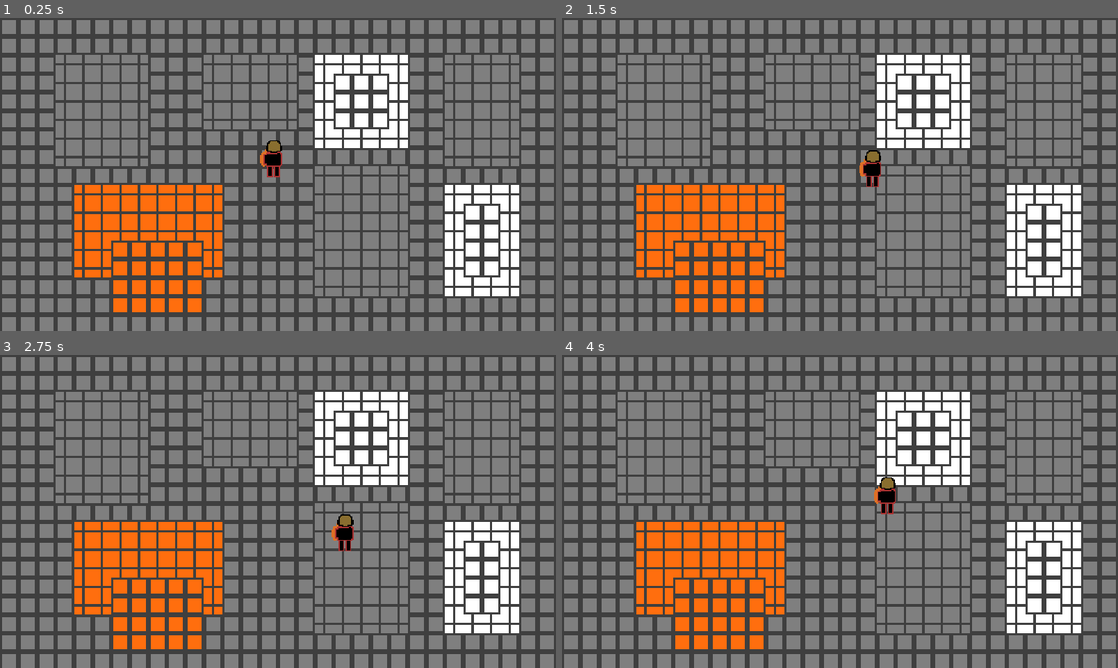
Above: before the commit, frames 1-4 (two rows, left to right).
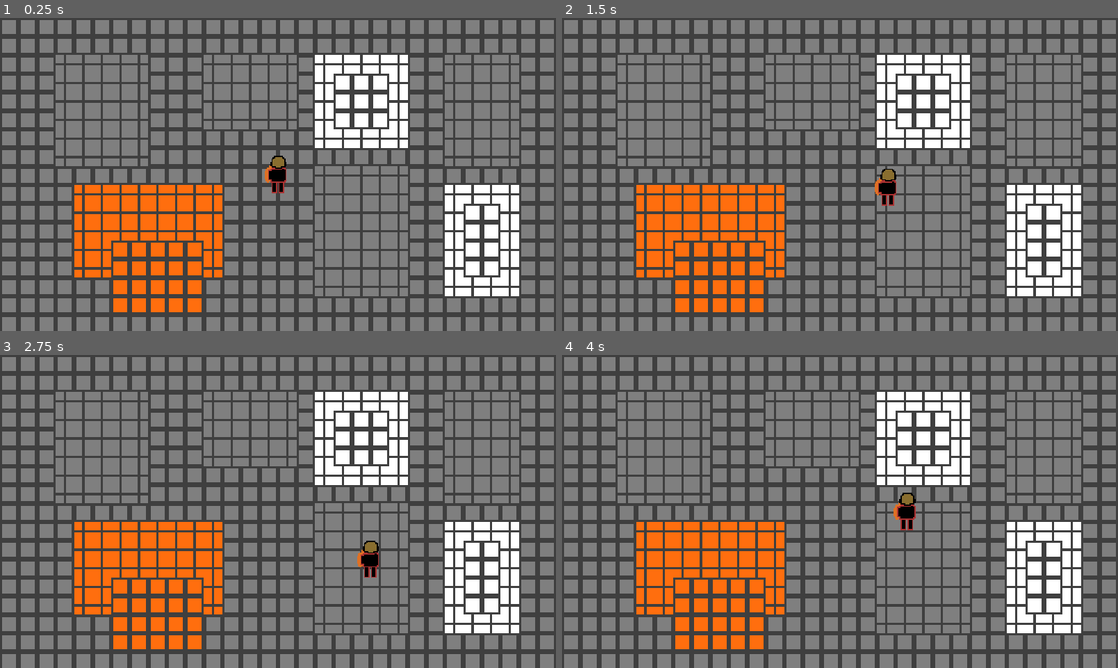
Above: after the commit, the same moments.

Repository: craftablescience/GithubGameOff2020
Game: Godot game, scene res://scenes/Main.tscn
Two runs of this game, one before a commit and one after it. Both use one fixed random seed, a clock stepped at 60 frames per second and the inputs below.
Inputs:
- Up to frame 1 (0.25 s): no input
- Up to frame 2 (1.5 s): tap Enter at 0.5 s; hold Right (ui_right) 0.53-1.28 s; hold Down (ui_down) from 1.28 s (still down)
- Up to frame 3 (2.75 s): release Down (ui_down) at 2.03 s; hold Right (ui_right) from 2.03 s (still down)
- Up to frame 4 (4 s): release Right (ui_right) at 2.78 s; hold Up (ui_up) 2.78-3.53 s; hold Left (ui_left) from 3.53 s (still down)

The runs differ from the first frame. In frame 1, 0.5% of the frame differs, in the area x 46-52%, y 39-56%; in frame 2, 0.7%; in frame 3, 0.7%; in frame 4, 0.7%, in the area x 56-64%, y 39-56%.

Commit message:
Fixed player speed to framerate

Diff:
--- a/scenes/Main.tscn
+++ b/scenes/Main.tscn
@@ -1,9 +1,12 @@
-[gd_scene load_steps=3 format=2]
+[gd_scene load_steps=4 format=2]
 
 [ext_resource path="res://scenes/menu/MainMenu.tscn" type="PackedScene" id=1]
 [ext_resource path="res://scenes/game/Game.tscn" type="PackedScene" id=2]
+[ext_resource path="res://scripts/Main.gd" type="Script" id=3]
 
 [node name="Main" type="Node2D"]
+pause_mode = 2
+script = ExtResource( 3 )
 
 [node name="Menu" type="CanvasLayer" parent="."]
 layer = 5
@@ -11,6 +14,7 @@
 [node name="MainMenu" parent="Menu" instance=ExtResource( 1 )]
 
 [node name="Game" type="CanvasLayer" parent="."]
+pause_mode = 1
 layer = 0
 
 [node name="Game" parent="Game" instance=ExtResource( 2 )]
--- a/scenes/entities/Player.tscn
+++ b/scenes/entities/Player.tscn
@@ -4,12 +4,12 @@
 [ext_resource path="res://scripts/entities/Player.gd" type="Script" id=2]
 
 [sub_resource type="CapsuleShape2D" id=1]
-radius = 40.0
-height = 47.0
+radius = 29.9817
+height = 68.2029
 
 [node name="Player" type="KinematicBody2D"]
 script = ExtResource( 2 )
-SPEED = 170.0
+SPEED = 13200.0
 
 [node name="Sprite" type="Sprite" parent="."]
 scale = Vector2( 4, 4 )
@@ -18,3 +18,6 @@
 
 [node name="CollisionShape2D" type="CollisionShape2D" parent="."]
 shape = SubResource( 1 )
+
+[node name="Camera" type="Camera2D" parent="."]
+current = true
--- a/scenes/game/Game.tscn
+++ b/scenes/game/Game.tscn
@@ -38,4 +38,4 @@
 format = 1
 
 [node name="Player" parent="Game/Root" instance=ExtResource( 1 )]
-position = Vector2( 944.504, 485.745 )
+position = Vector2( 960, 540 )
--- /dev/null
+++ b/scripts/Main.gd
@@ -0,0 +1,11 @@
+extends Node2D
+
+
+# Declare member variables here. Examples:
+# var a: int = 2
+# var b: String = "text"
+
+
+# Called when the node enters the scene tree for the first time.
+func _ready() -> void:
+	$Game/Game
--- a/scripts/entities/Player.gd
+++ b/scripts/entities/Player.gd
@@ -5,7 +5,7 @@
 
 
 func _process(delta: float) -> void:
-	self.move_and_slide(self.get_input() * SPEED)
+	self.move_and_slide(self.get_input() * SPEED * delta)
 
 
 # Returns the direction the player is trying to go.
--- a/tilesets/Environment.tscn
+++ b/tilesets/Environment.tscn
@@ -1,33 +1,33 @@
 [gd_scene load_steps=7 format=2]
 
-[ext_resource path="res://images/debug/placeholder_grey.png" type="Texture" id=1]
-[ext_resource path="res://images/debug/placeholder_white.png" type="Texture" id=2]
-[ext_resource path="res://images/debug/placeholder_orange.png" type="Texture" id=3]
-[ext_resource path="res://images/debug/placeholder_grey_center.png" type="Texture" id=4]
-[ext_resource path="res://images/debug/placeholder_white_center.png" type="Texture" id=5]
-[ext_resource path="res://images/debug/placeholder_orange_center.png" type="Texture" id=6]
+[ext_resource path="res://images/debug/placeholder_grey_center.png" type="Texture" id=1]
+[ext_resource path="res://images/debug/placeholder_white_center.png" type="Texture" id=2]
+[ext_resource path="res://images/debug/placeholder_white.png" type="Texture" id=3]
+[ext_resource path="res://images/debug/placeholder_orange_center.png" type="Texture" id=4]
+[ext_resource path="res://images/debug/placeholder_orange.png" type="Texture" id=5]
+[ext_resource path="res://images/debug/placeholder_grey.png" type="Texture" id=6]
 
 [node name="Environment" type="Node2D"]
 
 [node name="Placeholder_Grey" type="Sprite" parent="."]
-texture = ExtResource( 1 )
+texture = ExtResource( 6 )
 
 [node name="Placeholder_White" type="Sprite" parent="."]
 position = Vector2( 32, 0 )
-texture = ExtResource( 2 )
+texture = ExtResource( 3 )
 
 [node name="Placeholder_Orange" type="Sprite" parent="."]
 position = Vector2( 64, 0 )
-texture = ExtResource( 3 )
+texture = ExtResource( 5 )
 
 [node name="Placeholder_Grey_Center" type="Sprite" parent="."]
 position = Vector2( 0, 32 )
-texture = ExtResource( 4 )
+texture = ExtResource( 1 )
 
 [node name="Placeholder_White_Center" type="Sprite" parent="."]
 position = Vector2( 32, 32 )
-texture = ExtResource( 5 )
+texture = ExtResource( 2 )
 
 [node name="Placeholder_Orange_Center" type="Sprite" parent="."]
 position = Vector2( 64, 32 )
-texture = ExtResource( 6 )
+texture = ExtResource( 4 )
